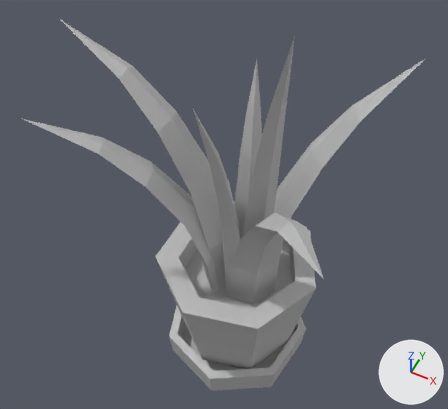
Before and after pictures for a commit that changed the FBX model Assets/Resource/Maya/Fbx/PlantM.fbx.
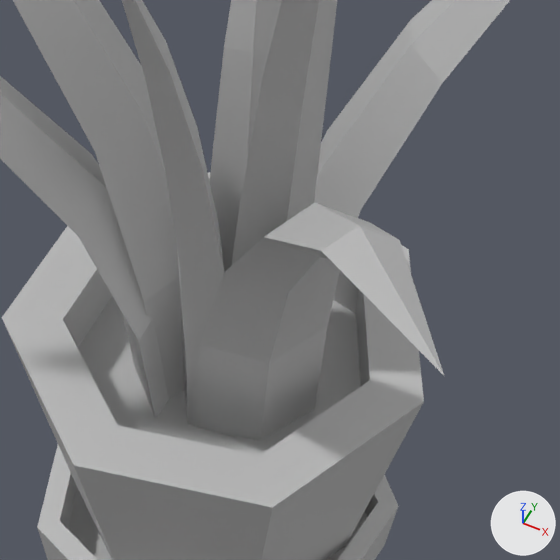
Each version is shown whole from a 50 mm camera at (0.131, 0.0544, 0.0537) aimed at (0.1172, 0.082, 0.0191), then close up on the part from 35% to 82% of the width and 33% to 85% of the height. The axes (+X, +Y, +Z) are drawn at lower right. The lights are the same throughout. Where no turn or scale is listed for an object, it has been applied to the vertices.

Names of what the first close-up shows: 'PlantM'.
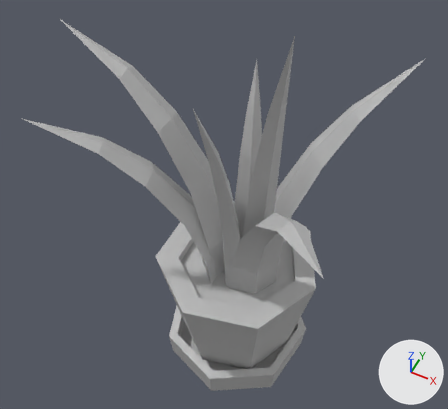
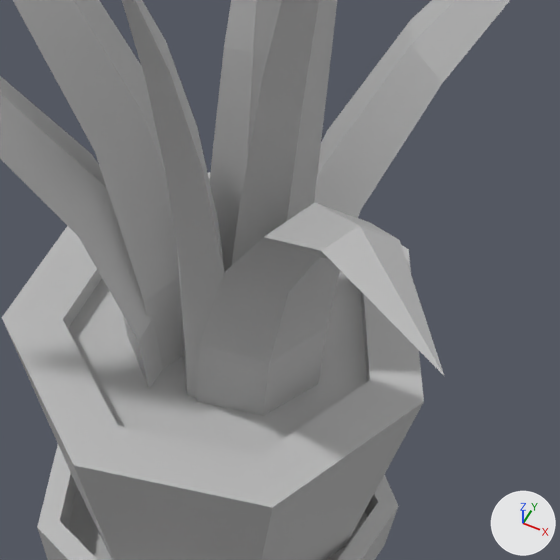
Where the change shows, as pixel boxes [x1, y1, x2, y2] in the close-ups (560 x 560 px; the box of a moved part takes in the faces that stretch with it):
part 1 of me_mesh, moved or reshaped
    both: [63, 270, 370, 455]

What the commit changed:
me_mesh has 214 vertices, 224 faces and spans x -0.0123..0.0112, y -0.0099..0.0096, z -0.0183..0.0183.
me_mesh is used by ob_plantm; location (0.11659, 0.08083, 0.01852).
Before the commit, vertices of me_mesh: 176 (0.0048, 0.0058, -0.0085) at pixel (355, 313), 177 (0.0005, 0.0067, -0.0085), 178 (0.0017, 0.0019, -0.0085), 179 (-0.0029, 0.004, -0.0085), 180 (-0.0029, -0.0003, -0.0085).
Before the commit, vertices of me_mesh: 181 (0.0005, -0.003, -0.0085), 182 (0.0048, -0.0021, -0.0085), 183 (0.0067, 0.0019, -0.0085).
Part 1, on me_mesh:
Vertices 176 to 183 of me_mesh move by (0.0, 0.0, 0.0016).
